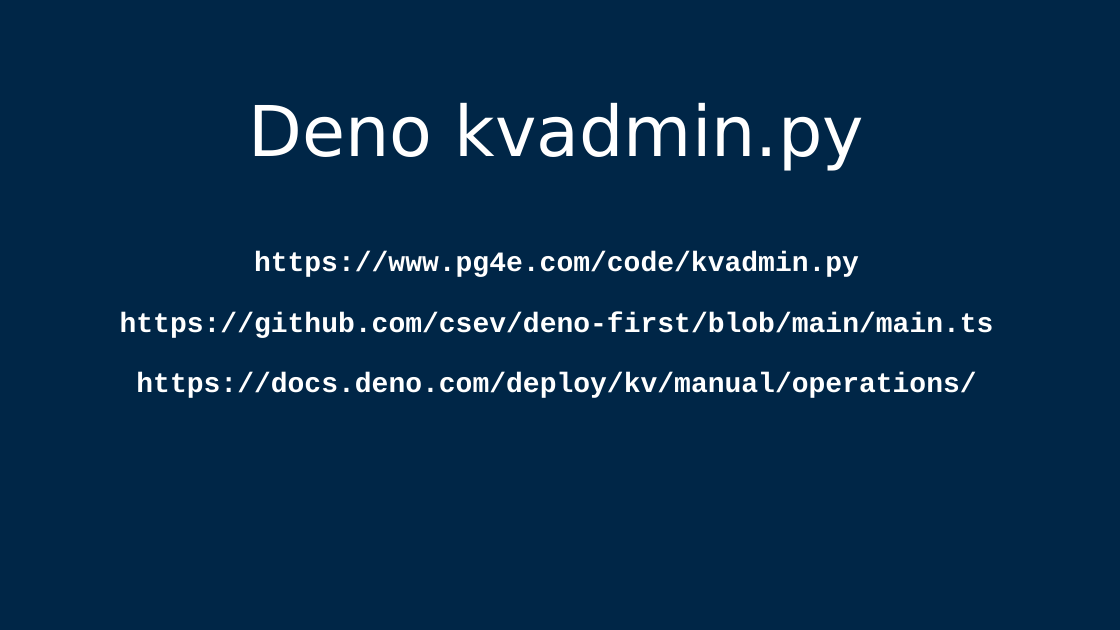
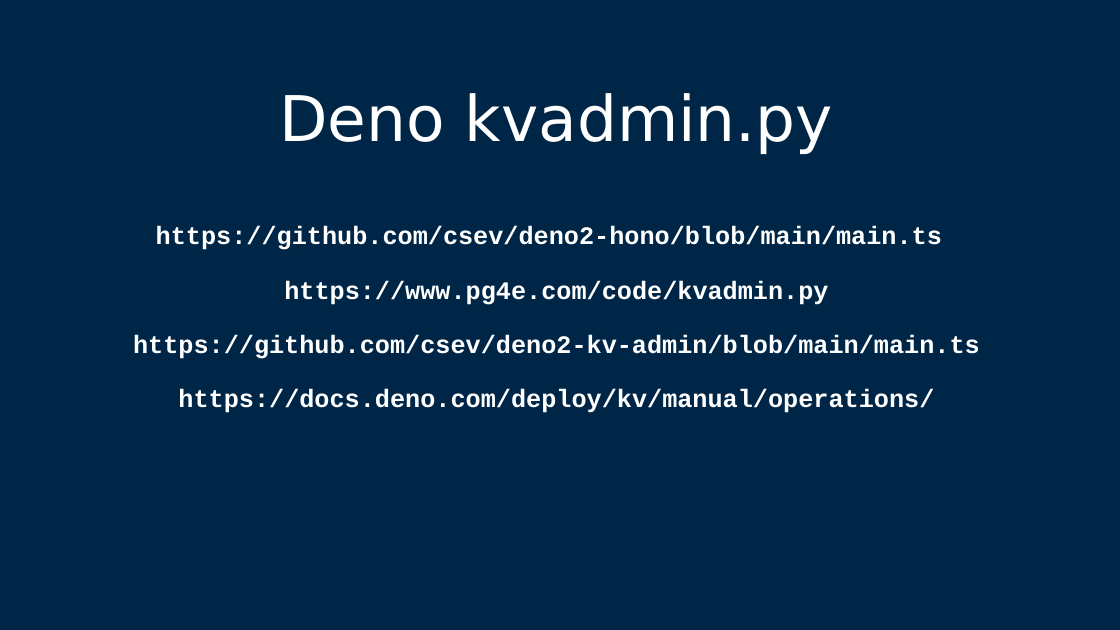
Before and after one commit to csev/pg4e, a slide deck: slide 36 of lectures/07-DenoKV.pptx. Drawn at 1120x630 pixels with LibreOffice and Linux fonts; fonts in the diff are those of the drawing. Boxes give left, top, right and bottom in pixels: in the first picture for what was removed or moved away, otherwise in the second. Text is boxed around its words. In the diff, an @@ line names an element or a change of style, - is before the commit and + after.

```diff
--- a/lectures/07-DenoKV.pptx
+++ b/lectures/07-DenoKV.pptx
@@ title at [133, 93, 980, 413]: text changed; size 24 to 21.6 pt @@
-Deno kvadmin.py
-https://www.pg4e.com/code/kvadmin.py
-https://github.com/csev/deno-first/blob/main/main.ts
-https://docs.deno.com/deploy/kv/manual/operations/
+Deno kvadmin.py
+https://github.com/csev/deno2-hono/blob/main/main.ts
+https://www.pg4e.com/code/kvadmin.py
+https://github.com/csev/deno2-kv-admin/blob/main/main.ts
+https://docs.deno.com/deploy/kv/manual/operations/
```
Also in this commit, not shown: 1 other slide changed, 2 other files.
